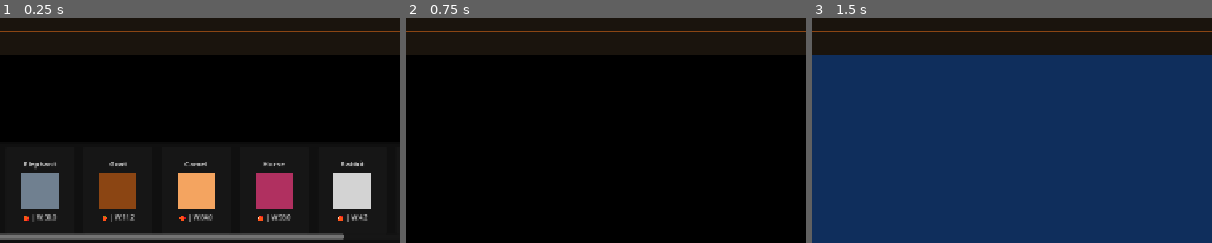
Above: before the commit, frames 1-3 (left to right).
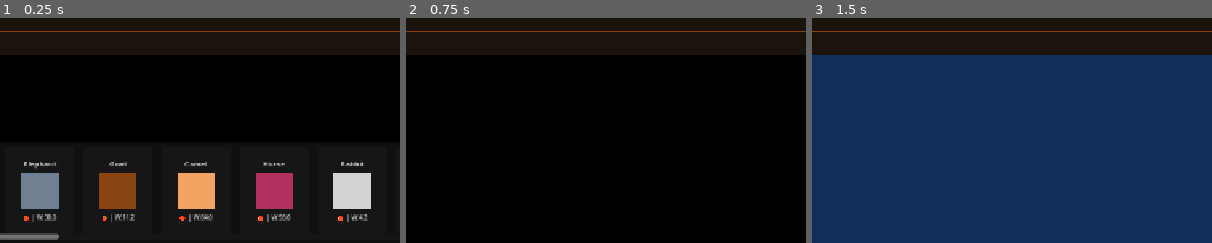
Above: after the commit, the same moments.

Repository: AirtisTech/project_covenant1
Game: Godot game, scene res://scenes/world/ark_scene.tscn
Same seed, same stepped clock (60 frames per second), same inputs: the game is played once before the commit and once after it.
Inputs:
- Up to frame 1 (0.25 s): no input
- Up to frame 2 (0.75 s): click "🌊 洪水已至，登船！" at 0.5 s
- Up to frame 3 (1.5 s): click "⏩ 测试: 跳到大洪水" at 1.25 s
The pictures show only the part of the screen within x 29-79%, y 50-100%; the shares and areas given below are measured in that part.

The runs differ from the first frame. In frame 1, 2.2% of the frame differs, in the area x 14-86%, y 95-99%; in frame 2, nothing differs; in frame 3, nothing differs.

Commit message:
Add more animals: dove, chicken, duck, goose, donkey, ox, pigeon, hyena, vulture, crocodile, snake, scorpion, spider, rat

Diff:
--- a/scripts/globals/layout_manager.gd
+++ b/scripts/globals/layout_manager.gd
@@ -252,3 +252,152 @@
 	monkey.placement_faith_cost = 0.5
 	monkey.visual_color = Color.SIENNA
 	species_list.append(monkey)
+
+	# ===== 更多清洁动物 =====
+	var dove = AnimalSpeciesClass.new()
+	dove.species_name = "Dove"
+	dove.description = "和平的象征。善于飞翔。"
+	dove.is_clean = true
+	dove.base_width_cubits = 1.0
+	dove.base_weight = 0.2
+	dove.placement_faith_cost = 0.1
+	dove.visual_color = Color.WHITE
+	species_list.append(dove)
+
+	var chicken = AnimalSpeciesClass.new()
+	chicken.species_name = "Chicken"
+	chicken.description = "家禽。提供蛋和肉。"
+	chicken.is_clean = true
+	chicken.base_width_cubits = 1.0
+	chicken.base_weight = 0.3
+	chicken.placement_faith_cost = 0.2
+	chicken.visual_color = Color(1, 0.9, 0.6)
+	species_list.append(chicken)
+
+	var duck = AnimalSpeciesClass.new()
+	duck.species_name = "Duck"
+	duck.description = "水禽。善于游泳。"
+	duck.is_clean = true
+	duck.base_width_cubits = 1.5
+	duck.base_weight = 0.4
+	duck.placement_faith_cost = 0.2
+	duck.visual_color = Color(0.6, 0.8, 0.4)
+	species_list.append(duck)
+
+	var goose = AnimalSpeciesClass.new()
+	goose.species_name = "Goose"
+	goose.description = "警觉性高的水禽。"
+	goose.is_clean = true
+	goose.base_width_cubits = 2.0
+	goose.base_weight = 0.5
+	goose.placement_faith_cost = 0.3
+	goose.visual_color = Color(0.9, 0.9, 0.95)
+	species_list.append(goose)
+
+	var donkey = AnimalSpeciesClass.new()
+	donkey.species_name = "Donkey"
+	donkey.description = "耐力的搬运助手。"
+	donkey.is_clean = true
+	donkey.base_width_cubits = 4.0
+	donkey.base_weight = 3.0
+	donkey.placement_faith_cost = 1.0
+	donkey.visual_color = Color(0.5, 0.5, 0.5)
+	species_list.append(donkey)
+
+	var ox = AnimalSpeciesClass.new()
+	ox.species_name = "Ox"
+	ox.description = "耕田好帮手。力量强大。"
+	ox.is_clean = true
+	ox.base_width_cubits = 5.0
+	ox.base_weight = 5.0
+	ox.placement_faith_cost = 1.5
+	ox.visual_color = Color(0.4, 0.3, 0.2)
+	species_list.append(ox)
+
+	var pigeon = AnimalSpeciesClass.new()
+	pigeon.species_name = "Pigeon"
+	pigeon.description = "天空的使者。"
+	pigeon.is_clean = true
+	pigeon.base_width_cubits = 1.0
+	pigeon.base_weight = 0.2
+	pigeon.placement_faith_cost = 0.1
+	pigeon.visual_color = Color(0.7, 0.7, 0.75)
+	species_list.append(pigeon)
+
+	# ===== 更多不洁动物 =====
+	var hyena = AnimalSpeciesClass.new()
+	hyena.species_name = "Hyena"
+	hyena.description = "机会主义猎食者。"
+	hyena.is_clean = false
+	hyena.diet = AnimalSpeciesClass.Diet.CARNIVORE
+	hyena.base_width_cubits = 3.0
+	hyena.base_weight = 2.0
+	hyena.placement_faith_cost = 2.0
+	hyena.visual_color = Color(0.6, 0.55, 0.4)
+	species_list.append(hyena)
+
+	var vulture = AnimalSpeciesClass.new()
+	vulture.species_name = "Vulture"
+	vulture.description = "食腐动物。"
+	vulture.is_clean = false
+	vulture.diet = AnimalSpeciesClass.Diet.CARNIVORE
+	vulture.base_width_cubits = 2.0
+	vulture.base_weight = 0.8
+	vulture.placement_faith_cost = 1.0
+	vulture.visual_color = Color(0.3, 0.25, 0.2)
+	species_list.append(vulture)
+
+	var crocodile = AnimalSpeciesClass.new()
+	crocodile.species_name = "Crocodile"
+	crocodile.description = "危险的爬行动物。"
+	crocodile.is_clean = false
+	crocodile.diet = AnimalSpeciesClass.Diet.CARNIVORE
+	crocodile.base_width_cubits = 12.0
+	crocodile.base_weight = 10.0
+	crocodile.placement_faith_cost = 4.0
+	crocodile.visual_color = Color(0.2, 0.4, 0.2)
+	species_list.append(crocodile)
+
+	var snake = AnimalSpeciesClass.new()
+	snake.species_name = "Snake"
+	snake.description = "滑行的猎食者。"
+	snake.is_clean = false
+	snake.diet = AnimalSpeciesClass.Diet.CARNIVORE
+	snake.base_width_cubits = 3.0
+	snake.base_weight = 0.5
+	snake.placement_faith_cost = 1.5
+	snake.visual_color = Color(0.3, 0.5, 0.3)
+	species_list.append(snake)
+
+	var scorpion = AnimalSpeciesClass.new()
+	scorpion.species_name = "Scorpion"
+	scorpion.description = "沙漠中的危险生物。"
+	scorpion.is_clean = false
+	scorpion.diet = AnimalSpeciesClass.Diet.CARNIVORE
+	scorpion.base_width_cubits = 1.0
+	scorpion.base_weight = 0.1
+	scorpion.placement_faith_cost = 0.8
+	scorpion.visual_color = Color(0.2, 0.1, 0.1)
+	species_list.append(scorpion)
+
+	var spider = AnimalSpeciesClass.new()
+	spider.species_name = "Spider"
+	spider.description = "织网高手。"
+	spider.is_clean = false
+	spider.diet = AnimalSpeciesClass.Diet.CARNIVORE
+	spider.base_width_cubits = 1.0
+	spider.base_weight = 0.05
+	spider.placement_faith_cost = 0.5
+	spider.visual_color = Color(0.1, 0.1, 0.1)
+	species_list.append(spider)
+
+	var rat = AnimalSpeciesClass.new()
+	rat.species_name = "Rat"
+	rat.description = "繁殖迅速的小型哺乳动物。"
+	rat.is_clean = false
+	rat.diet = AnimalSpeciesClass.Diet.OMNIVORE
+	rat.base_width_cubits = 1.0
+	rat.base_weight = 0.1
+	rat.placement_faith_cost = 0.3
+	rat.visual_color = Color(0.5, 0.45, 0.4)
+	species_list.append(rat)
